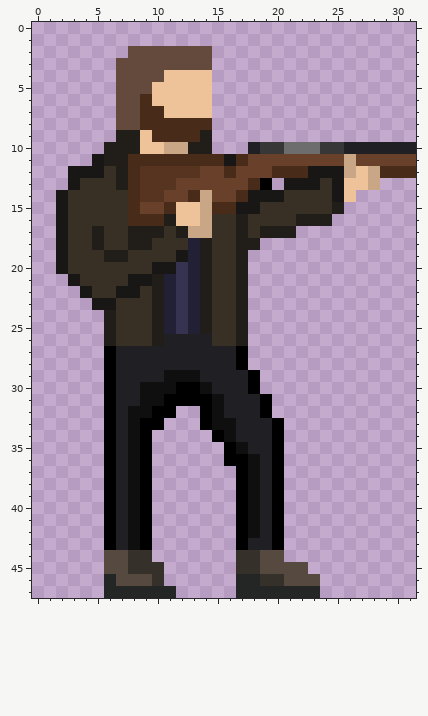
A pixel-art file gets an edit: Art/Player/player_bolt_action_hold.aseprite. Above, as it was before the edit.
32x48 pixels, 1 frame. Colours within 5 levels of each other are drawn and written as one.
After the commit:
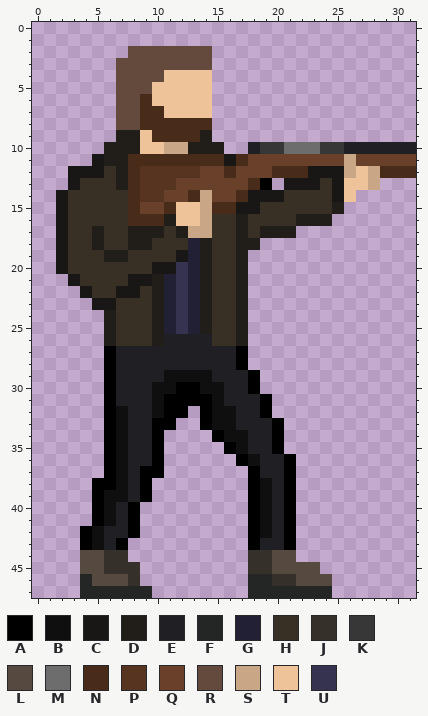
Palette (. is transparent): A #000000  B #0f0f10  C #181716  D #211d18  E #201f24  F #242625  G #222034  H #383025  J #36302b  K #373737  L #564a40  M #6d6d6d  N #492b1a  P #573420  Q #69412a  R #644a3d  S #c9a686  T #eec39a  U #363351
Diff:
--- layers "Head", "left_leg Copy"
@@ x 13..17 @@
  9 ND...
-10 DD...
+10 DDD..
 11 NNNCN
@@ x 0..31 @@
 28 ......AEEEEEEEEEEA..............
-29 ......AEEEEBBBEEEEA.............
-30 ......AEEBBBAABEEEA.............
-31 ......AEEBBAAAABEEEA............
-32 ......AEBBAA..ABEEEA............
-33 ......AEBAA...ABBEEEA...........
-34 ......AEBA.....ABEEEA...........
-35 ......AEBA......ABEEA...........
-36 ......AEBA......AABEA...........
-37 ......AEBA.......ABEA...........
-38 ......AEBA.......ABEA...........
-39 ......AEBA.......ABEA...........
-40 ......AEBA.......ABEA...........
-41 ......AEBA.......ABEA...........
-42 ......AEBA.......ABEA...........
-43 ......AEBA.......AEEA...........
-44 ......LLJJ.......JJLL...........
-45 ......LLJJJ......JJLLLL.........
-46 ......FLLLJ......FFJJLLL........
-47 ......FFFFFF.....FFFFFFF........
+29 ......AEEEEBBBBEEEA.............
+30 ......AEEEBBAABBEEA.............
+31 ......AEEEBAAAABEEEA............
+32 ......ABEEBAA.ABBEEA............
+33 ......ABEEAA..ABBEEEA...........
+34 ......ABEEA....ABBEEA...........
+35 ......ABEEA.....ABEEA...........
+36 ......ABEEA......ABEEA..........
+37 ......ABEAA.......AEEA..........
+38 .....AABEA........ABEA..........
+39 .....ABBEA........ABEA..........
+40 .....ABEA.........ABEA..........
+41 .....ABEA.........ABEA..........
+42 ....ABEEA.........ABEA..........
+43 ....ABEA..........AEEA..........
+44 ....LLJJ..........JJLL..........
+45 ....LLJJJ.........JJLLLL........
+46 ....FLLLJ.........FFJJLLL.......
+47 ....FFFFFF........FFFFFFF.......
